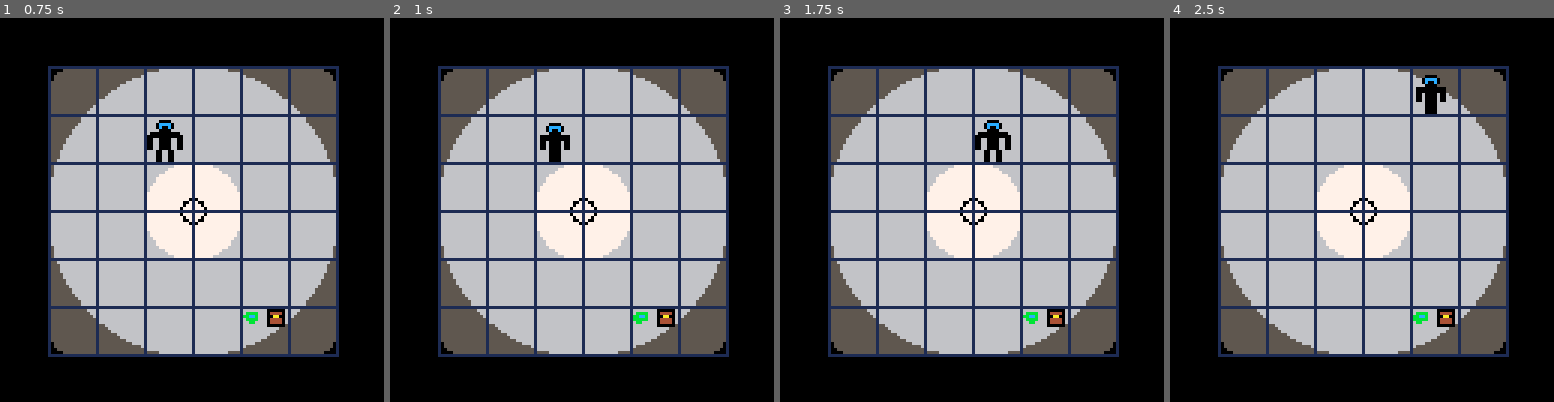
Above: before the commit, frames 1-4 (left to right).
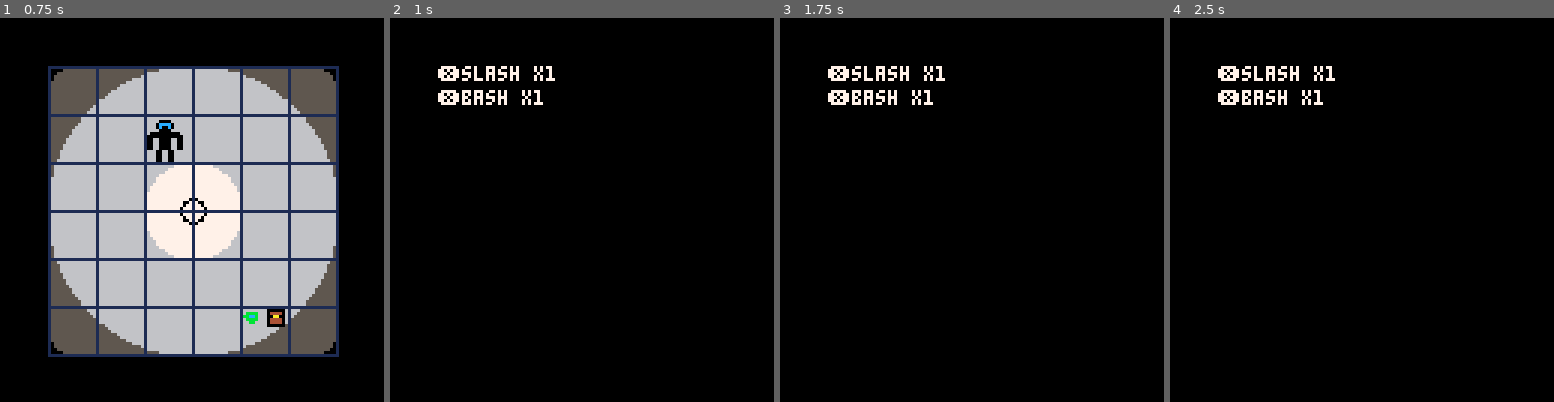
Above: after the commit, the same moments.

Repository: ash2q/into_madness
Game: PICO-8 cartridge into_madness.p8
Same seed, same stepped clock (60 frames per second), same inputs: the game is played once before the commit and once after it.
Inputs:
- Up to frame 1 (0.75 s): tap X (X key) at 0.33 s; tap O (Z key) at 0.7 s
- Up to frame 2 (1 s): no input
- Up to frame 3 (1.75 s): tap X (X key) at 1.07 s; hold Right from 1.6 s (still down); tap O (Z key) at 1.7 s
- Up to frame 4 (2.5 s): tap X (X key) at 1.85 s; release Right at 2.1 s; tap O (Z key) at 2.1 s; hold Up 2.15-2.42 s; hold Right from 2.47 s (still down)

Frame 1 is identical in both runs. In frame 2, 57% of the frame differs, in the area x 12-89%, y 12-89%; in frame 3, 57%; in frame 4, 57%.

Commit message:
Making equip screen rather than status. Make move counts tracked

Diff:
--- a/into_madness.p8
+++ b/into_madness.p8
@@ -18,7 +18,8 @@
 	combat=2,
 	inventory=3,
 	swap=4,
-	wait=5
+	wait=5,
+	equip=6
 }
 anim_c=0
 state=game_state.dungeon
@@ -96,9 +97,9 @@
 	elseif state==game_state.combat
 		then
 		combat_mode()
-	elseif state==game_state.status
-		then
-		status_mode()
+	elseif state==game_state.equip
+		then
+		equip_mode()
 	elseif state==game_state.swap
 		then
 		swap_mode()
@@ -291,7 +292,7 @@
 	elseif btnp(3) then
 		tb_mv_down(p1)
 	elseif btnp(4) then
-		--inventory
+		state=game_state.equip
 	elseif btnp(5) then
 		--use item?
 	end
@@ -459,9 +460,10 @@
 	end
 end
 
+
 function rebuild_lists(ent)
 	ent.moves={}
-	ent.actions={}
+	ent.mcount={}
 	for g in all(ent.gear) do
 		--assert(g.moves!=nil)
 		for m in all(g.moves) do
@@ -469,16 +471,15 @@
 					ent.moves,m)
 				then
 				add(ent.moves,m)
+				if ent.mcount[m.name]==nil
+					then
+					ent.mcount[m.name]=0
+				end
+				ent.mcount[m.name]+=1
 			end
 		end --for m
-		for a in all(g.actions) do
-			if not contains(
-					ent.actions,a)
-				then
-				add(ent.actions,a)
-			end
-		end --for a
-	end
+	end
+
 end
 
 function rebuild_entity(e)
@@ -1919,8 +1920,17 @@
 	state=game_state.wait
 end
 
-function status_mode()
-
+function equip_mode()
+	cls()
+	local y=16
+	for m in all(p1.moves) do
+		local c=0
+		c=p1.mcount[m.name]
+		msg=m.name.." x"..c
+		print(msg,16,y,7)
+
+		y+=8
+	end
 end
 
 swap_gear=nil
